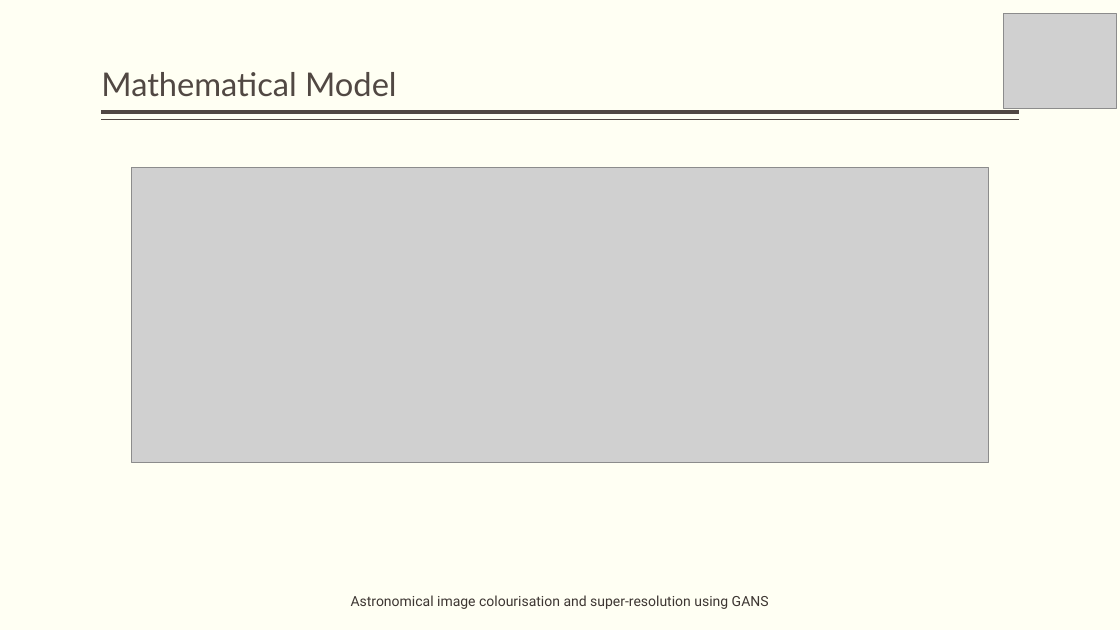
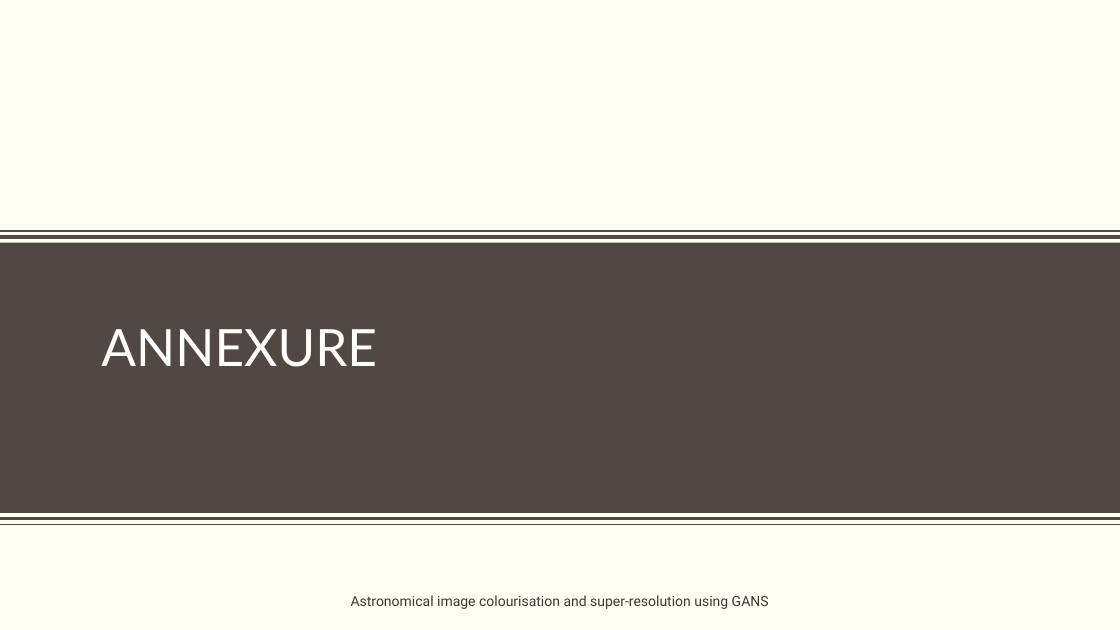
Before and after one commit to obi-wan-shinobi/Literature-Review, a slide deck: slide 32 of Presentation/Stage_1/stage_1_presentation.pptx (slide 25 before the commit). Drawn at 1120x630 pixels with LibreOffice and Linux fonts; fonts in the diff are those of the drawing; grey boxes stand for pictures; background and template pictures are left out. Boxes give left, top, right and bottom in pixels: in the first picture for what was removed or moved away, otherwise in the second. Text is boxed around its words. In the diff, an @@ line names an element or a change of style, - is before the commit and + after.

```diff
--- a/Presentation/Stage_1/stage_1_presentation.pptx
+++ b/Presentation/Stage_1/stage_1_presentation.pptx
@@ picture removed at box(1003, 13, 1117, 108) @@
@@ title removed at box(101, 72, 396, 97) @@
-Mathematical Model
@@ picture removed at box(131, 167, 989, 462) @@
@@ line moved from (1019, 120) - (102, 120) to (0, 231) - (1120, 231) @@
@@ line moved from (1019, 112) - (102, 112) to (0, 237) - (1120, 237) @@
@@ rectangle added at box(0, 243, 1120, 513), fill #514843 @@
@@ title added at box(101, 329, 377, 367), 44 pt, text #FFFFFF @@
+ANNEXURE
@@ line added from (1120, 518) to (0, 518), #514843 3 pt @@
@@ line added from (1120, 524) to (0, 524), #514843 1 pt @@
```
Also in this commit, not shown: 11 other slides changed, 1 slide removed, 1 other file.
